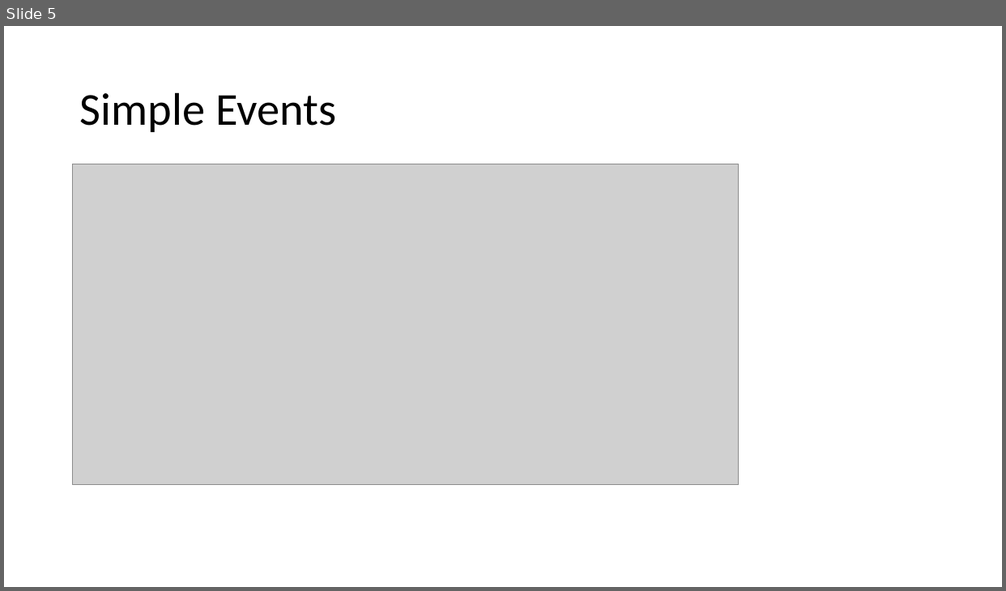
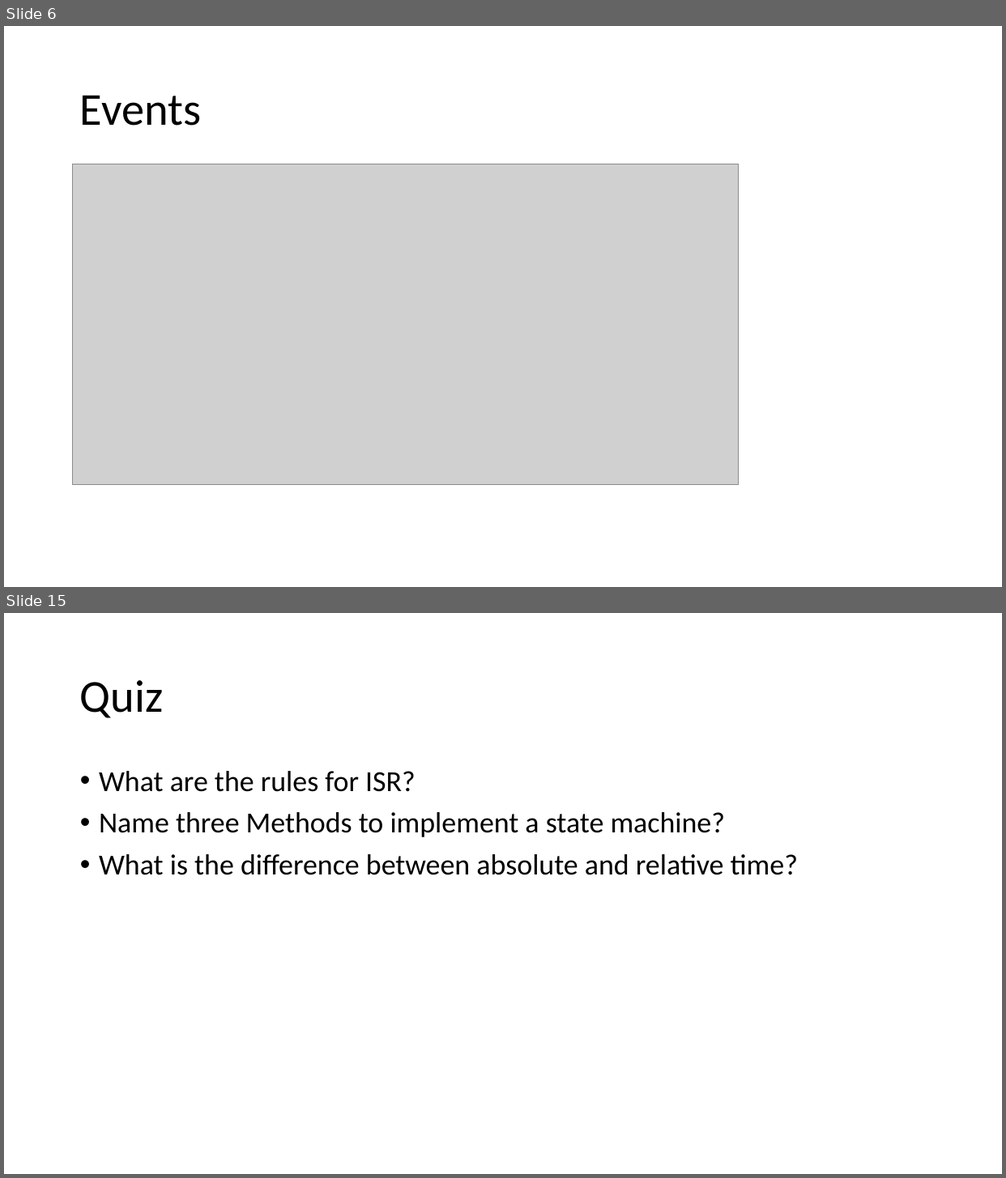
Before and after one commit to tdweber/Schweg_Web, a slide deck: SW04a Recap Schwegler Weber.pptx. Shown one above the other, each under a label of ours: slide 5 before the commit, slides 6 and 15 after it; the slides between them are not shown. The pictures are 1006x591 and 1006x1178 pixels, drawn with LibreOffice and Linux fonts; fonts in the diff are those of the drawing; grey boxes stand for pictures. Boxes give left, top, right and bottom in pixels: in the first picture for what was removed or moved away, otherwise in the second. Text is boxed around its words. In the diff, an @@ line names an element or a change of style, - is before the commit and + after.

```diff
--- a/SW04a Recap Schwegler Weber.pptx
+++ b/SW04a Recap Schwegler Weber.pptx
@@ slide 15 added at (4, 613, 1002, 1174), background #FFFFFF @@
@@ title added at (80, 680, 164, 718), 44 pt, text #000000 @@
+Quiz
@@ text added at (99, 771, 798, 875), 28 pt, text #000000 @@
+• What are the rules for ISR?
+• Name three Methods to implement a state machine?
+• What is the difference between absolute and relative time?
@@ what was slide 5 is now slide 6 @@
@@ slide 6 changed as well @@
@@ title at (80, 95, 201, 126): text changed @@
-Simple Events
+Events
```
Also in this commit, not shown: 5 other slides changed, 8 other slides added, 2 slides removed.
